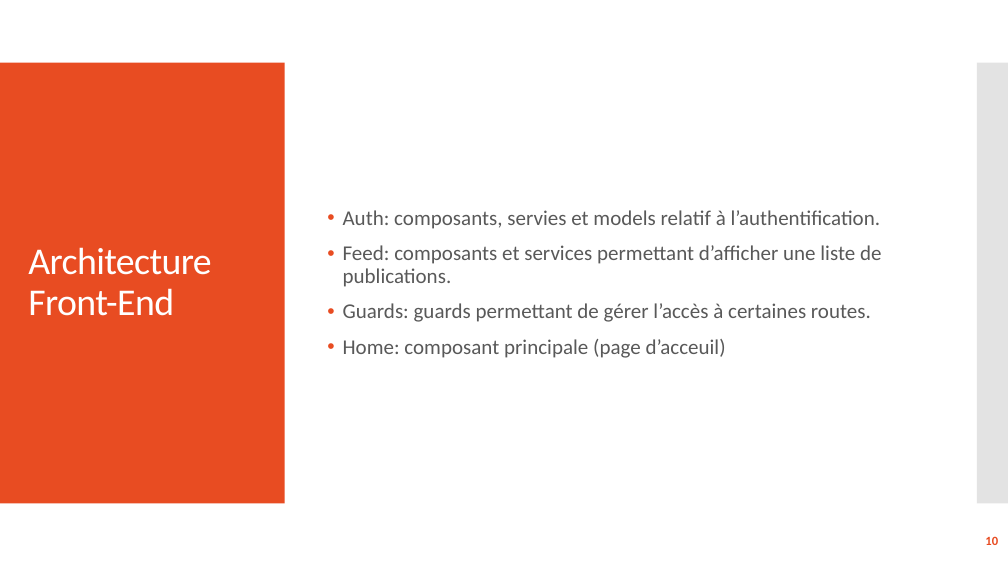
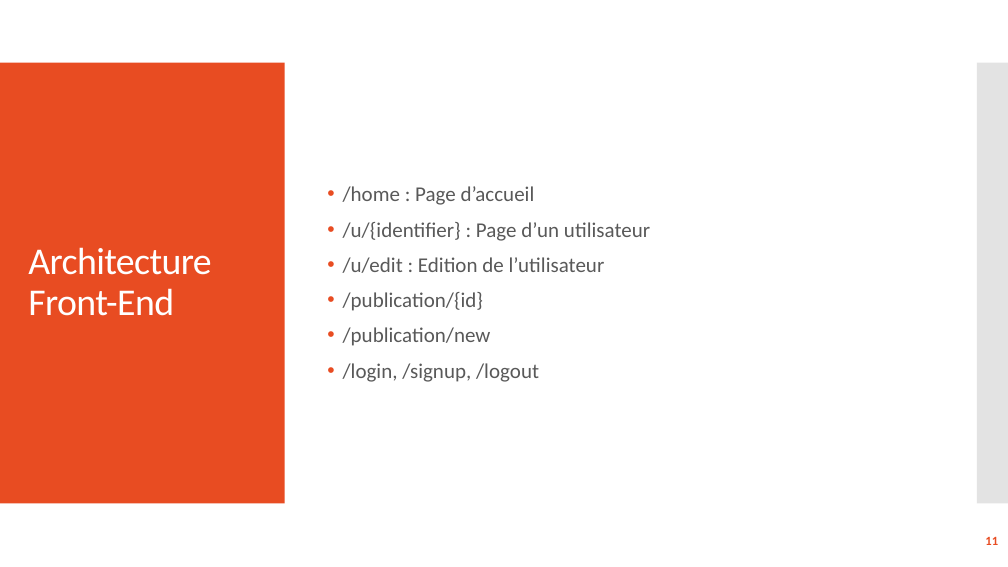
Before and after one commit to laurentksh/ICT-120_151, a slide deck: slide 11 of docs/presentation/ICT151-120_Presentation.pptx (slide 10 before the commit). Drawn at 1008x567 pixels with LibreOffice and Linux fonts; fonts in the diff are those of the drawing. Boxes give left, top, right and bottom in pixels: in the first picture for what was removed or moved away, otherwise in the second. Text is boxed around its words. In the diff, an @@ line names an element or a change of style, - is before the commit and + after.

```diff
--- a/docs/presentation/ICT151-120_Presentation.pptx
+++ b/docs/presentation/ICT151-120_Presentation.pptx
@@ text at [343, 186, 650, 382]: text changed @@
-• Auth: composants, servies et models relatif à l’authentification.
-• Feed: composants et services permettant d’afficher une liste de publications.
-• Guards: guards permettant de gérer l’accès à certaines routes.
-• Home: composant principale (page d’acceuil)
+• /home : Page d’accueil
+• /u/{identifier} : Page d’un utilisateur
+• /u/edit : Edition de l’utilisateur
+• /publication/{id}
+• /publication/new
+• /login, /signup, /logout
@@ page number at [985, 537, 998, 545]: text changed @@
-10
+11
```
Also in this commit, not shown: 2 other slides changed, 4 slides added.
